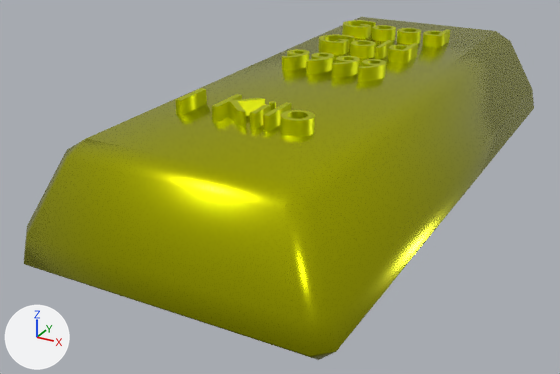
The glTF model prototype/material/Gold.glb, before and after one commit.
One viewpoint serves both versions: a camera (50 mm lens) standing at (2.03, -4.44, 1.44) and looking at (-0.24, -0.32, -0.62). Arrows for +X, +Y and +Z are at lower left; the lights stay in place. The first picture is the older version. Where no turn or scale is listed for an object, it has been applied to the vertices. Vertices at exactly the same position are counted once.

Script lines for the objects in view, before the commit:
```python
mat_material_002 = principled_material('Material.002')
mat_material_002.base_color = (0.729, 0.8, 0.0)  # yellow #dee700
mat_material_002.metallic = 1.0
mat_material_002.roughness = 0.458
me_cube = bpy.data.meshes.new('Cube')
me_cube.from_pydata(...)  # 40 vertices, 76 faces; spans x -0.91..0.91, y -2.0..2.02, z -0.62..0.1
me_cube.materials.append(mat_material_001)  # yellow #cace0b
me_text = bpy.data.meshes.new('Text')
me_text.from_pydata(...)  # 2702 vertices, 5372 faces; spans x -0.45..0.38, y -1.19..1.22, z -0.06..0.06
me_text.materials.append(mat_material_002)  # yellow #dee700
ob_cube = bpy.data.objects.new('Cube', me_cube)
ob_cube.location = (0.0, 0.0, 0.0)
ob_text = bpy.data.objects.new('Text', me_text)
ob_text.location = (0.0, 0.0, 0.13)
```
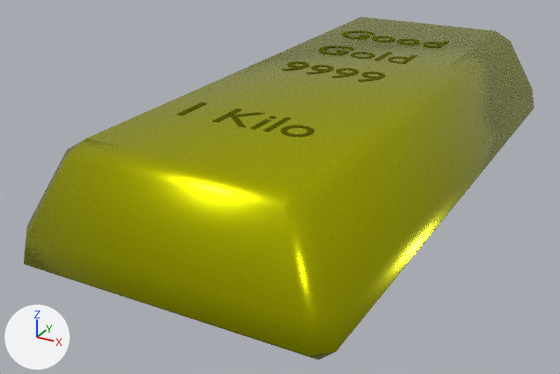
Pixel boxes [x1, y1, x2, y2] of what changed, in the pictures (560 x 374 px):
```json
{"object": "Text", "change": "recoloured, surface changed, shading changed, moved", "before": [175, 20, 450, 137], "after": [176, 31, 449, 137]}
{"part": 1, "of": "me_text", "change": "shading changed", "before": [175, 21, 450, 137], "after": [176, 32, 449, 137]}
```

Scene script edits in JSON lines:
```json
{"op": "set", "path": "mat_material_002.base_color", "old": "(0.729, 0.8, 0.0)", "new": "(0.165, 0.181, 0.0)", "note": "yellow #dee700 -> dark yellow #717600"}
{"op": "set", "path": "mat_material_002.roughness", "old": "0.458", "new": "1.0"}
{"block": "me_text", "where": "me_text.from_pydata(...)  # 2702 vertices, 5372 faces; spans x -0.45..0.38, y -1.19..1.22, z -0.06..0.06"}
{"block": "me_text", "where": "# used by ob_text; location = (0.0, 0.0, 0.13)"}
{"block": "me_text", "change": "me_text part 1: 2605 of the faces centred in x -0.45..0.38, y -1.19..1.22, z -0.02..0.02 are now shaded flat"}
{"op": "set", "path": "ob_text.location", "old": "(0.0, 0.0, 0.13)", "new": "(0.0, 0.0, 0.047)"}
```
